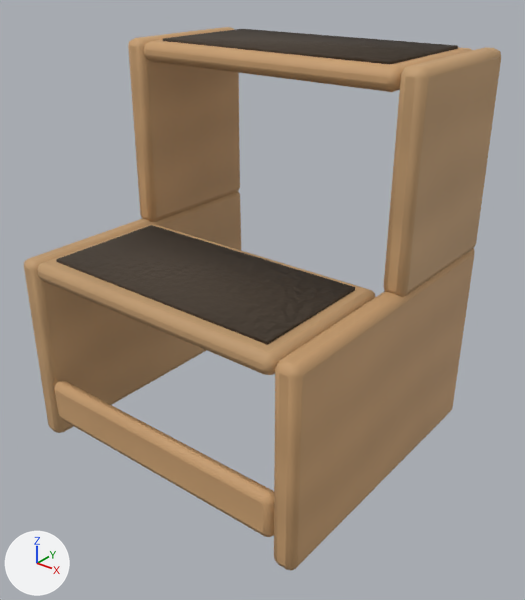
One commit to the Blender file assets/models/source/furniture/step_stool.blend: the scene before it, then after it.
Camera for both pictures: a 50 mm lens placed at (0.551, -0.669, 0.611), pointed at (0.025, -0.012, 0.203). Arrows for +X, +Y and +Z are at lower left; the lights stay in place. The picture after the commit comes second.

Before the edit, the objects in view are built like this:
```python
me_tritt = bpy.data.meshes.new('Tritt')
me_tritt.from_pydata(...)  # 56 vertices, 42 faces; spans x -0.214..0.218, y -0.201..0.201, z -0.001..0.506
me_tritt.polygons.foreach_set('use_smooth', [True] * 42)
me_tritt.materials.append(mat_wood)
me_trittbelag = bpy.data.meshes.new('Trittbelag')
me_trittbelag.from_pydata(...)  # 16 vertices, 12 faces; spans x -0.163..0.168, y -0.181..0.177, z 0.261..0.507
me_trittbelag.polygons.foreach_set('use_smooth', [True] * 12)
me_trittbelag.materials.append(mat_tread)
ob_tritt = bpy.data.objects.new('Tritt', me_tritt)
ob_tritt.location = (0.0, 0.0, 0.0)
_m = ob_tritt.modifiers.new('Weiche Kanten', 'BEVEL')
_m.width = 0.0096
_m.width_pct = 0.0096
_m.segments = 2
_m.angle_limit = 0.698
ob_trittbelag = bpy.data.objects.new('Trittbelag', me_trittbelag)
ob_trittbelag.location = (0.0, 0.0, 0.0)
```
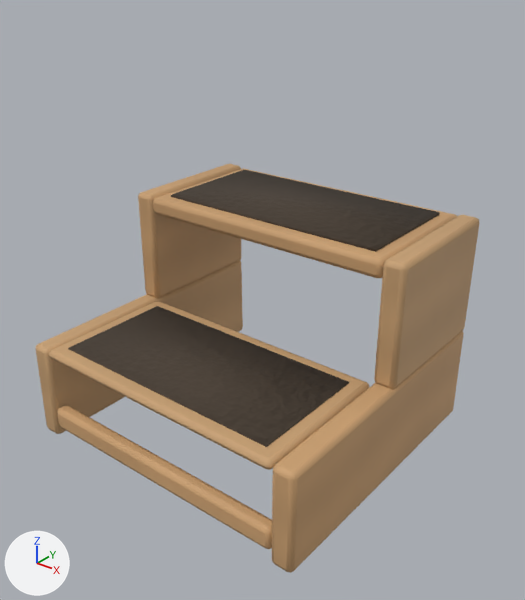
Edits to the bpy script that builds the scene:
```text
Change me_tritt:
    used by ob_tritt; location = (0.0, 0.0, 0.0)
    remove me_tritt.from_pydata(...)  # 56 vertices, 42 faces; spans x -0.214..0.218, y -0.201..0.201, z -0.001..0.506
    add me_tritt.from_pydata(...)  # 56 vertices, 42 faces; spans x -0.216..0.217, y -0.201..0.2, z 0.0..0.3
    me_tritt part 1: the loose piece of 8 vertices spanning x -0.214..-0.184, y -0.201..0.201, z -0.001..0.26 is scaled about its middle by (1, 1, 0.527), then moved by (-0.001, 0.0, -0.061)
    me_tritt part 2: the loose piece of 8 vertices spanning x -0.214..-0.181, y -0.002..0.198, z 0.254..0.505 is scaled about its middle by (1, 1, 0.655), then moved by (0.0, 0.0, -0.163)
    me_tritt part 3: the loose piece of 8 vertices spanning x 0.185..0.217, y -0.201..0.199, z 0.001..0.261 is scaled about its middle by (1, 1, 0.53), then moved by (-0.001, 0.0, -0.062)
    me_tritt part 4: the loose piece of 8 vertices spanning x 0.187..0.218, y -0.003..0.199, z 0.255..0.506 is scaled about its middle by (1, 1, 0.658), then moved by (-0.001, 0.0, -0.163)
    me_tritt part 5: the loose piece of 8 vertices spanning x -0.184..0.186, y -0.201..-0.001, z 0.237..0.262 is scaled about the mesh origin by (1, 1, 0.528)
    me_tritt part 6: the loose piece of 8 vertices spanning x -0.184..0.188, y -0.003..0.197, z 0.478..0.503 is moved by (0.0, 0.0, -0.206)
    me_tritt part 7: the loose piece of 8 vertices spanning x -0.185..0.186, y -0.201..-0.18, z 0.03..0.09 is scaled about the mesh origin by (1, 0.996, 0.528)
Change me_trittbelag:
    used by ob_trittbelag; location = (0.0, 0.0, 0.0)
    remove me_trittbelag.from_pydata(...)  # 16 vertices, 12 faces; spans x -0.163..0.168, y -0.181..0.177, z 0.261..0.507
    add me_trittbelag.from_pydata(...)  # 16 vertices, 12 faces; spans x -0.164..0.168, y -0.182..0.177, z 0.138..0.301
    me_trittbelag part 8: the loose piece of 8 vertices spanning x -0.163..0.166, y -0.181..-0.021, z 0.261..0.266 is scaled about the mesh origin by (1, 1, 0.528)
    me_trittbelag part 9: the loose piece of 8 vertices spanning x -0.163..0.168, y 0.017..0.177, z 0.502..0.507 is moved by (0.0, 0.0, -0.206)
```

Location of each change, [x1, y1, x2, y2] in pixels of the pictures (525 x 600 px; the box of a moved part takes in the faces that stretch with it):
'Tritt', reshaped (7% narrower, 25% shorter): before [24, 27, 501, 570]; after [35, 164, 479, 573]
'Trittbelag', reshaped (7% narrower, 12% shorter): before [57, 29, 458, 344]; after [68, 170, 440, 447]
part 1 of me_tritt, moved or reshaped: before [24, 191, 241, 433]; after [35, 261, 243, 434]
part 2 of me_tritt, moved or reshaped: before [128, 27, 240, 222]; after [138, 164, 241, 298]
part 3 of me_tritt, moved or reshaped: before [274, 248, 475, 570]; after [272, 331, 464, 573]
part 4 of me_tritt, moved or reshaped: before [384, 47, 501, 297]; after [374, 215, 479, 389]
part 5 of me_tritt, moved or reshaped: before [38, 224, 375, 375]; after [49, 301, 369, 470]
part 6 of me_tritt, moved or reshaped: before [144, 40, 472, 92]; after [153, 168, 457, 278]
part 7 of me_tritt, moved or reshaped: before [55, 381, 274, 537]; after [57, 405, 272, 549]
part 8 of me_trittbelag, moved or reshaped: before [57, 225, 355, 344]; after [68, 306, 349, 447]
part 9 of me_trittbelag, moved or reshaped: before [163, 29, 458, 64]; after [171, 170, 440, 252]
